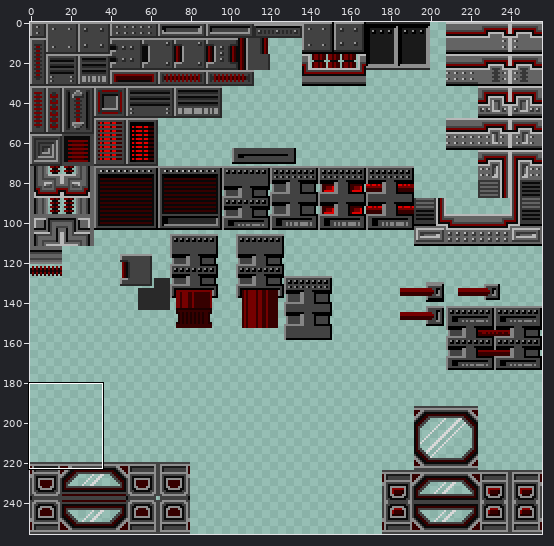
Two versions of one sprite sheet, resources/spritesheets/tiles/testtiles8.png. The picture above shows the old version from afar; the outline marks the close-up.
Close-up. As it was:
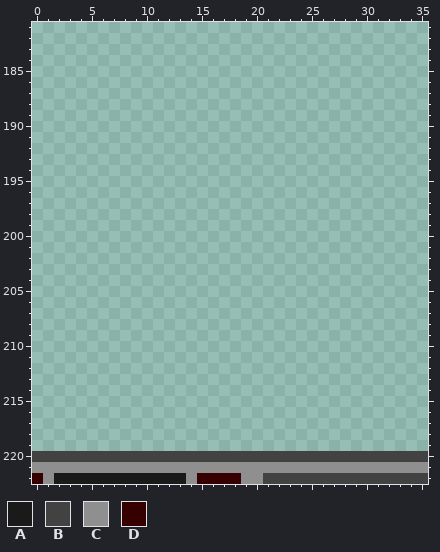
The file is 256x256 pixels. Colours within 5 levels of each other are drawn and written as one. Shown: x 0..35, y 181..222.
Palette (. is transparent): A #1a1a1a  B #424242  C #8f8f8f  D #360000
Pixels before, first column x 0:
220 BBBBBBBBBBBBBBBBBBBBBBBBBBBBBBBBBBBB
221 CCCCCCCCCCCCCCCCCCCCCCCCCCCCCCCCCCCC
222 DCAAAAAAAAAAAACDDDDCCBBBBBBBBBBBBBBB
After:
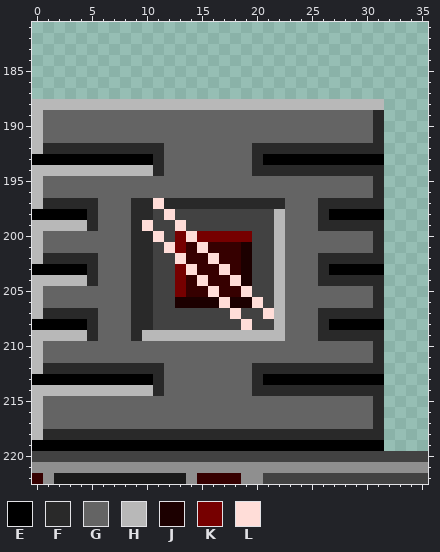
Colours new in this view: E #000000  F #292929  G #646464  H #b8b8b8  J #1c0000  K #760000  L #ffddd8
The exact change:
y 188: x 0..31 ................................ -> HHHHHHHHHHHHHHHHHHHHHHHHHHHHHHHH
y 189..191: x 0..31 ................................ -> HGGGGGGGGGGGGGGGGGGGGGGGGGGGGGGF
y 192: x 0..31 ................................ -> HFFFFFFFFFFFGGGGGGGGFFFFFFFFFFFF
y 193: x 0..31 ................................ -> EEEEEEEEEEEFGGGGGGGGFEEEEEEEEEEE
y 194: x 0..31 ................................ -> HHHHHHHHHHHFGGGGGGGGFFFFFFFFFFFF
y 195..196: x 0..31 ................................ -> HGGGGGGGGGGGGGGGGGGGGGGGGGGGGGGF
y 197: x 0..31 ................................ -> HFFFFFGGGFFLFFFFFFFFFFFGGGFFFFFF
y 198: x 0..31 ................................ -> EEEEEFGGGFFBLBBBBBBBBBHGGGFEEEEE
y 199: x 0..31 ................................ -> HHHHHFGGGFLBBLBBBBBBBBHGGGFFFFFF
y 200: x 0..31 ................................ -> HGGGGGGGGFFLBKLKKKKKBBHGGGGGGGGF
y 201: x 0..31 ................................ -> HGGGGGGGGFFBLKDLDDDJBBHGGGGGGGGF
y 202: x 0..31 ................................ -> HFFFFFGGGFFBBLDDLDDJBBHGGGFFFFFF
y 203: x 0..31 ................................ -> EEEEEFGGGFFBBKLDDLDJBBHGGGFEEEEE
y 204: x 0..31 ................................ -> HHHHHFGGGFFBBKDLDDLJBBHGGGFFFFFF
y 205: x 0..31 ................................ -> HGGGGGGGGFFBBKDDLDDLBBHGGGGGGGGF
y 206: x 0..31 ................................ -> HGGGGGGGGFFBBJJJJLJJLBHGGGGGGGGF
y 207: x 0..31 ................................ -> HFFFFFGGGFFBBBBBBBLBBLHGGGFFFFFF
y 208: x 0..31 ................................ -> EEEEEFGGGFFBBBBBBBBLBBHGGGFEEEEE
y 209: x 0..31 ................................ -> HHHHHFGGGFHHHHHHHHHHHHHGGGFFFFFF
y 210..211: x 0..31 ................................ -> HGGGGGGGGGGGGGGGGGGGGGGGGGGGGGGF
y 212: x 0..31 ................................ -> HFFFFFFFFFFFGGGGGGGGFFFFFFFFFFFF
y 213: x 0..31 ................................ -> EEEEEEEEEEEFGGGGGGGGFEEEEEEEEEEE
y 214: x 0..31 ................................ -> HHHHHHHHHHHFGGGGGGGGFFFFFFFFFFFF
y 215..217: x 0..31 ................................ -> HGGGGGGGGGGGGGGGGGGGGGGGGGGGGGGF
y 218: x 0..31 ................................ -> HFFFFFFFFFFFFFFFFFFFFFFFFFFFFFFF
y 219: x 0..31 ................................ -> EEEEEEEEEEEEEEEEEEEEEEEEEEEEEEEE
